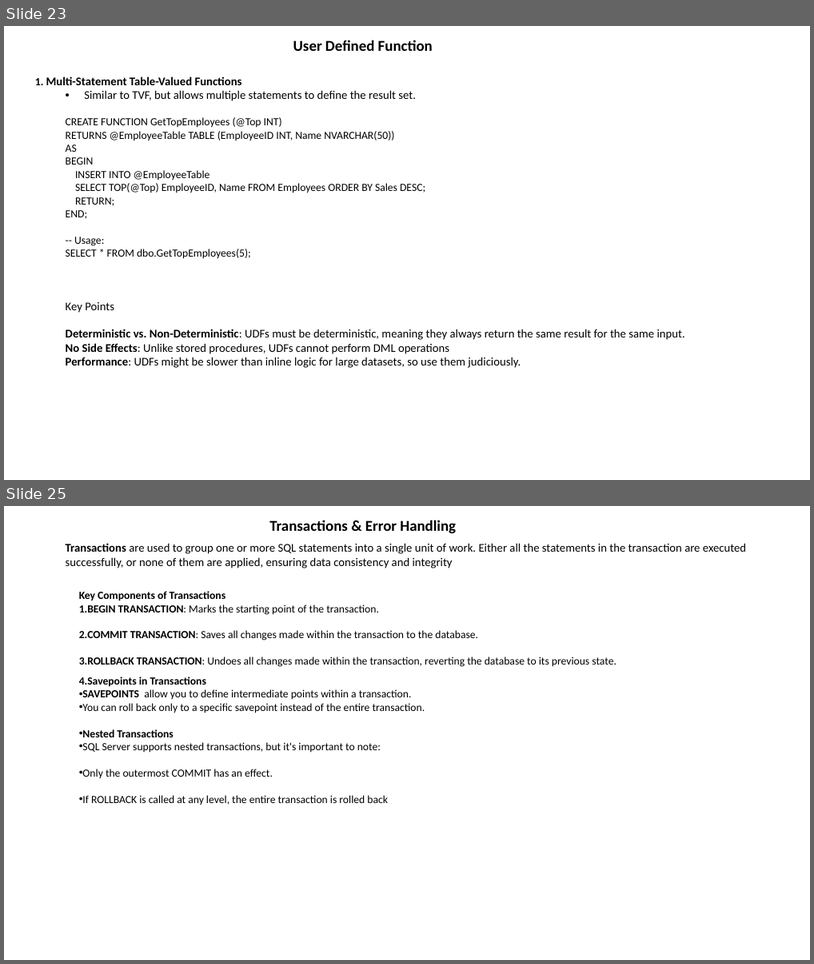
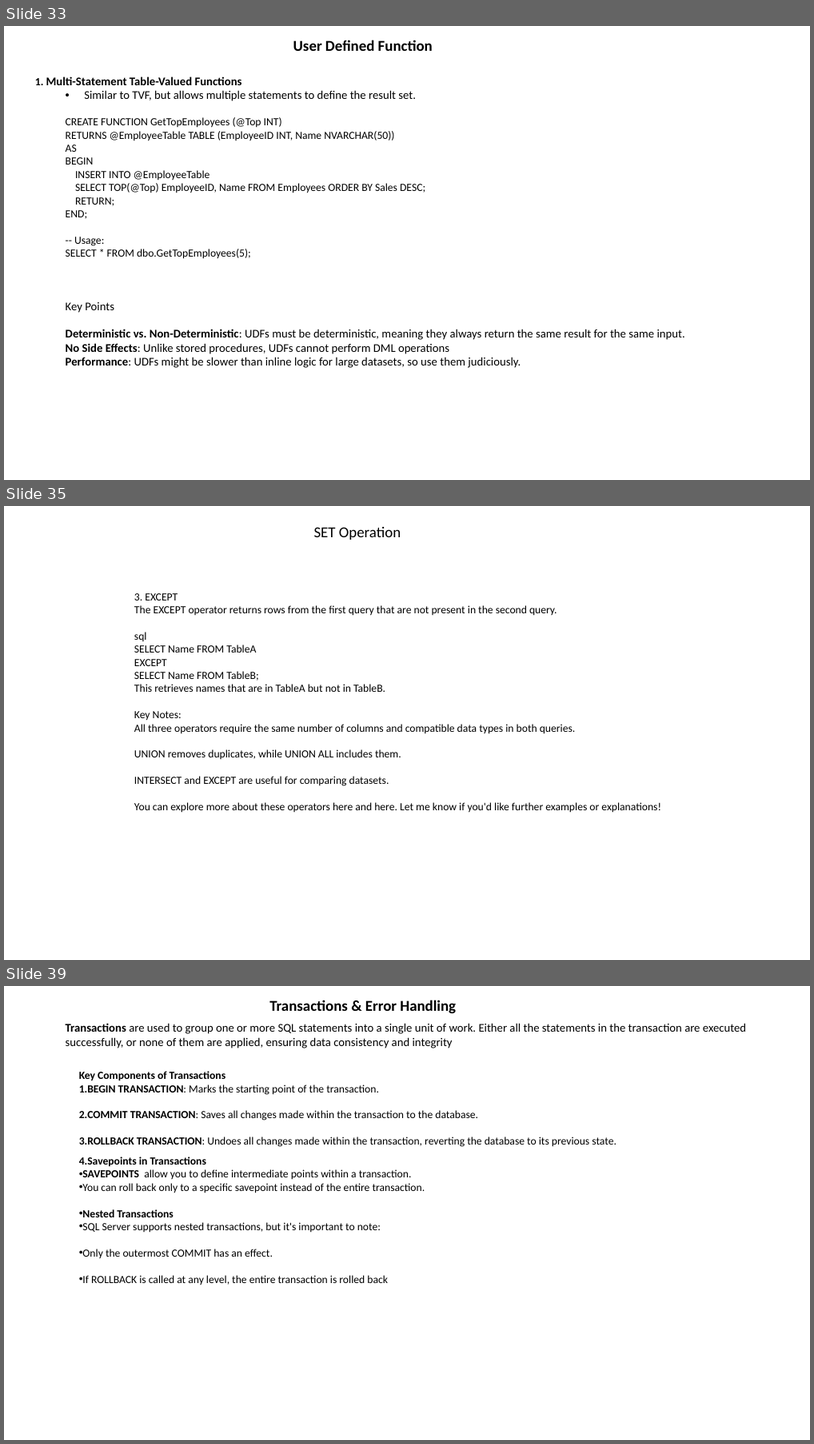
Before and after one commit to NareshESSPL/ESSPL_SqlTraining_AMS, a slide deck: DBMS.pptx. Shown one above the other, each under a label of ours: slides 23 and 25 before the commit, slides 33, 35 and 39 after it; the slides between them are not shown. The pictures are 814x964 and 814x1444 pixels, drawn with LibreOffice and Linux fonts; fonts in the diff are those of the drawing. Boxes give left, top, right and bottom in pixels: in the first picture for what was removed or moved away, otherwise in the second. Text is boxed around its words. In the diff, an @@ line names an element or a change of style, - is before the commit and + after.

```diff
--- a/DBMS.pptx
+++ b/DBMS.pptx
@@ slide 35 added at [4, 506, 810, 960], background #FFFFFF @@
@@ text added at [314, 527, 401, 540], 18 pt, text #000000 @@
+SET Operation
@@ text added at [134, 593, 662, 812], 13 pt, text #000000 @@
+3. EXCEPT
+The EXCEPT operator returns rows from the first query that are not present in the second query.
+sql
+SELECT Name FROM TableA
+EXCEPT
+SELECT Name FROM TableB;
+This retrieves names that are in TableA but not in TableB.
+Key Notes:
+All three operators require the same number of columns and compatible data types in both queries.
+UNION removes duplicates, while UNION ALL includes them.
+INTERSECT and EXCEPT are useful for comparing datasets.
+You can explore more about these operators here and here. Let me know if you'd like further examples or explanations!
@@ what was slide 23 is now slide 33 @@
@@ what was slide 25 is now slide 39 @@
```
Also in this commit, not shown: 4 slides changed, 14 other slides added, 1 slide removed, 28 other files.
